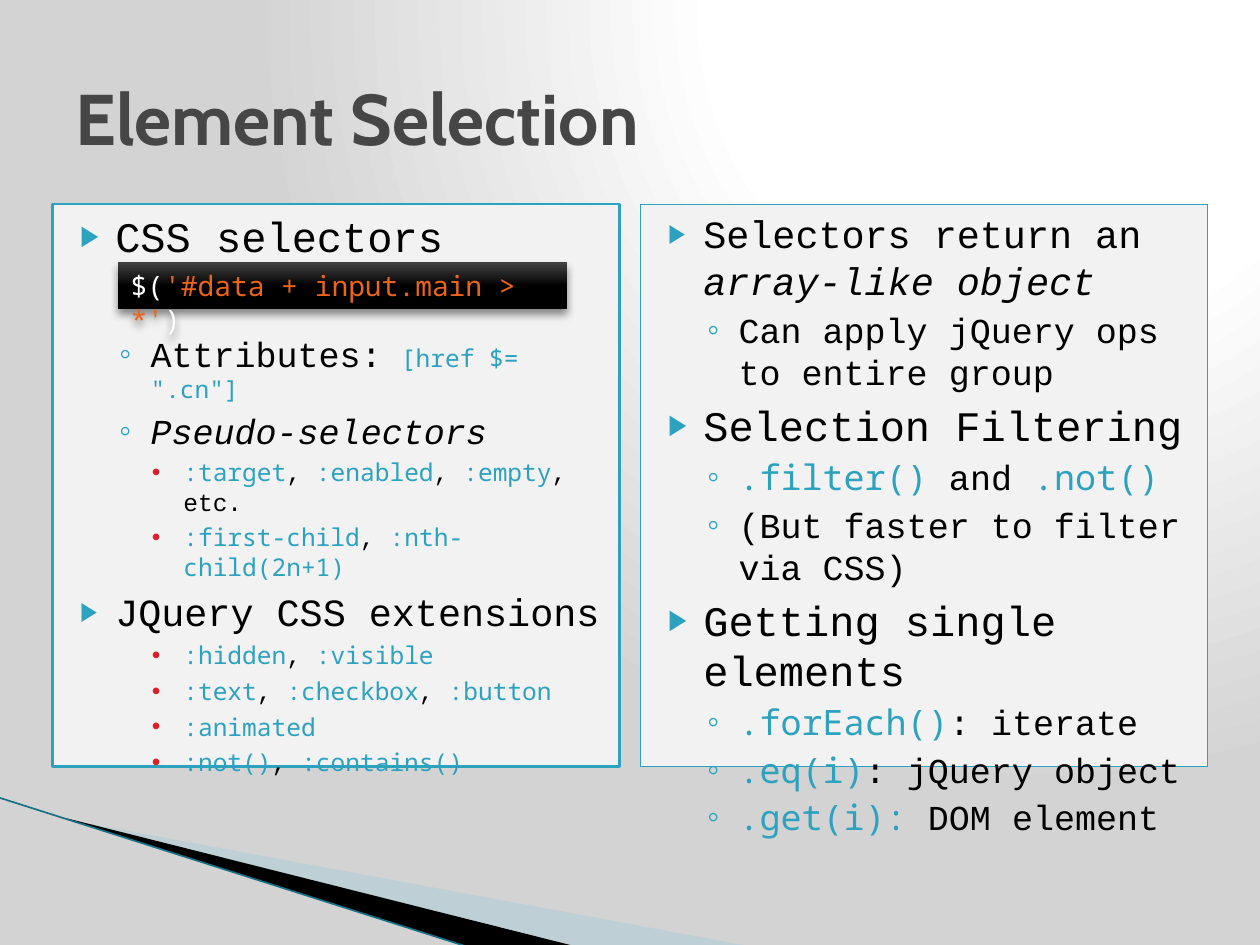
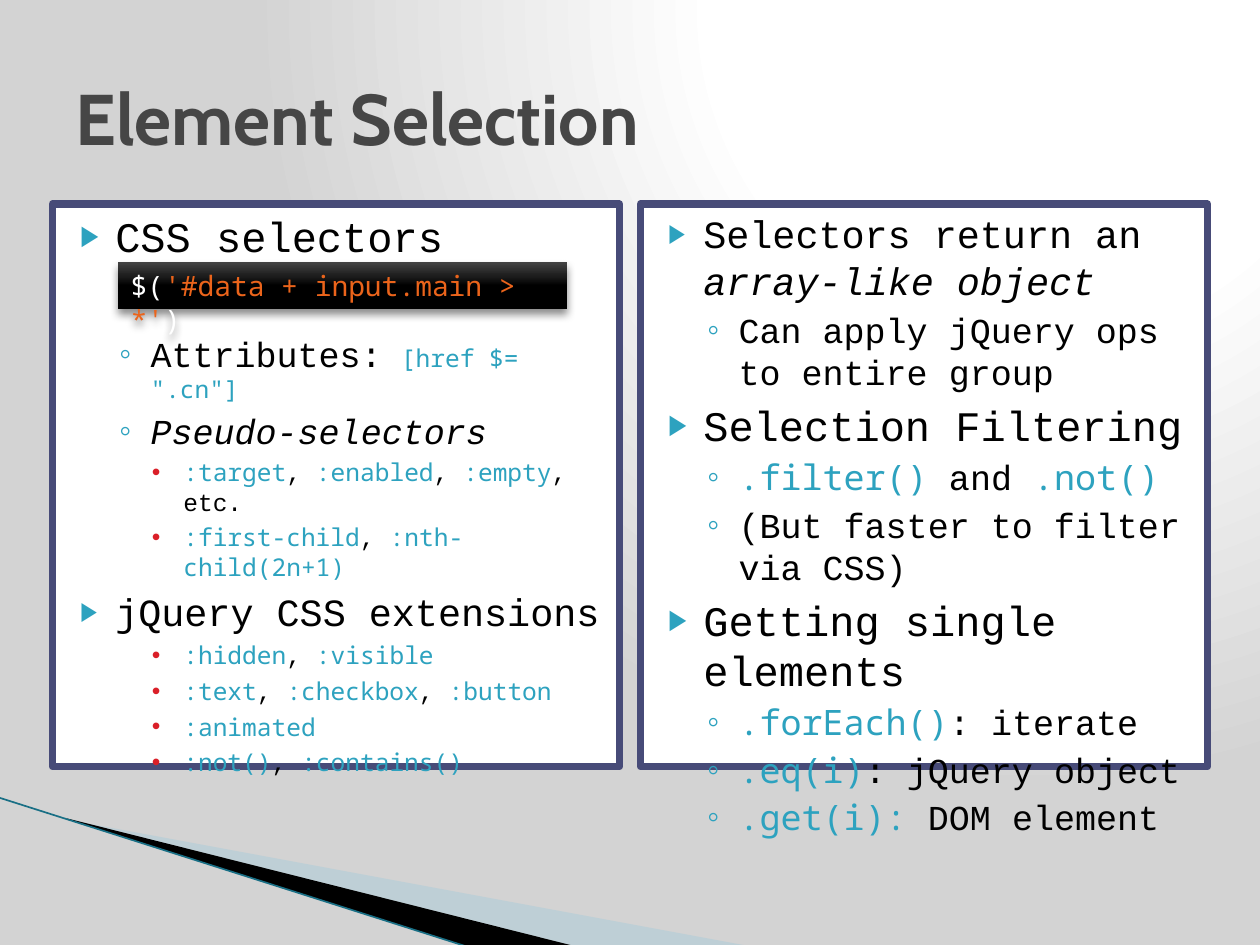
Before and after one commit to j-steve/temp, a slide deck: slide 14 of JavaScript JQuery training.pptx (slide 13 before the commit). Drawn at 1260x945 pixels with LibreOffice and Linux fonts; fonts in the diff are those of the drawing; background and template pictures are left out. Boxes give left, top, right and bottom in pixels: in the first picture for what was removed or moved away, otherwise in the second. Text is boxed around its words. In the diff, an @@ line names an element or a change of style, - is before the commit and + after.

```diff
--- a/JavaScript JQuery training.pptx
+++ b/JavaScript JQuery training.pptx
@@ text "CSS selectors" at (53,204,620,766): fill #F2F2F2 to #FFFFFF; outline #2DA2BF 1.5 pt to #474B78 4.33 pt @@
@@ text "Selectors return an array-like object" at (640,204,1207,766): fill #F2F2F2 to #FFFFFF; outline #2DA2BF 0.75 pt to #474B78 4.33 pt @@
@@ text at (115,599,600,634): text changed @@
-▶ JQuery CSS extensions
+▶ jQuery CSS extensions
```
Also in this commit, not shown: 13 other slides changed, 2 slides added, 1 slide removed.
